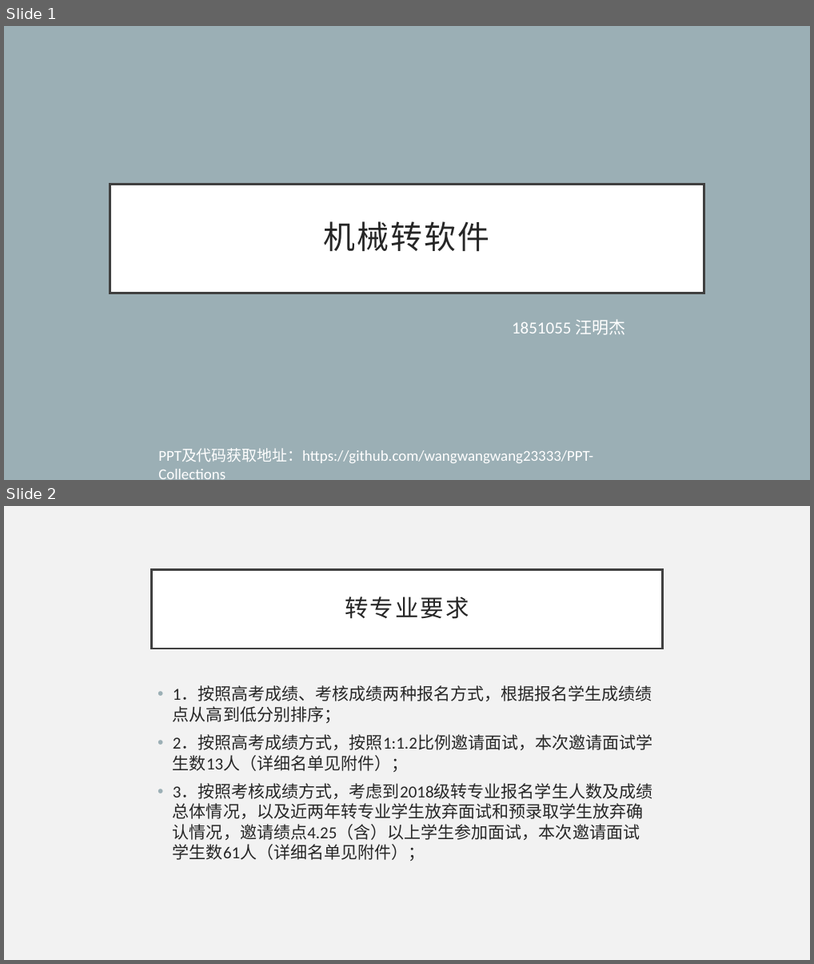
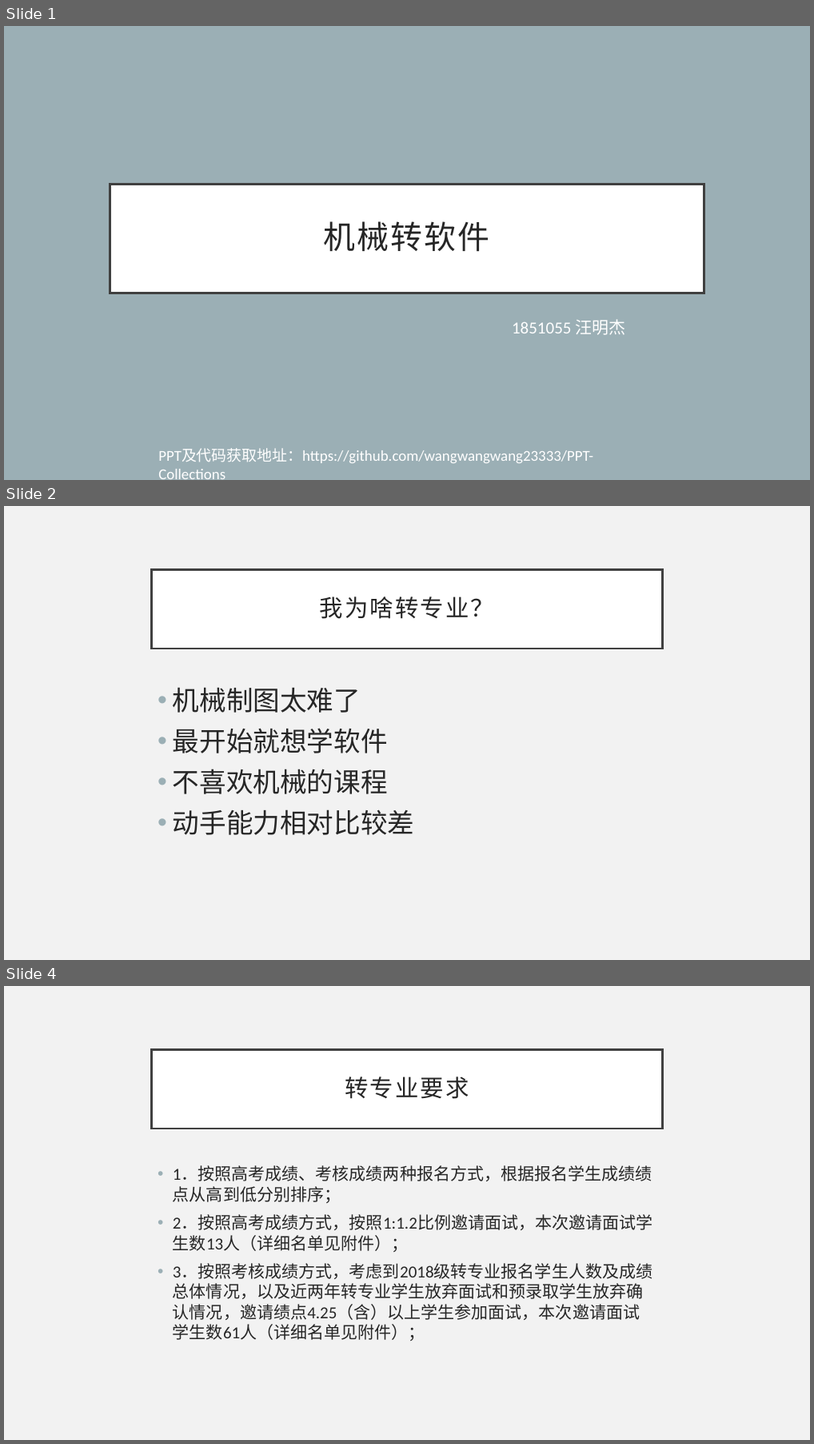
Before and after one commit to wangwangwang23333/PPT-Collections, a slide deck: 转专业讲座需要的物品/ppt.pptx. Shown one above the other, each under a label of ours: slides 1 and 2 before the commit, slides 1, 2 and 4 after it; the slides between them are not shown. The pictures are 814x964 and 814x1444 pixels, drawn with LibreOffice and Linux fonts; fonts in the diff are those of the drawing. Boxes give left, top, right and bottom in pixels: in the first picture for what was removed or moved away, otherwise in the second. Text is boxed around its words. In the diff, an @@ line names an element or a change of style, - is before the commit and + after.

```diff
--- a/转专业讲座需要的物品/ppt.pptx
+++ b/转专业讲座需要的物品/ppt.pptx
@@ slide 2 added at (4,506,810,960), background #F2F2F2 @@
@@ title added at (152,569,662,648), fill #FFFFFF, outline #404040 2.5 pt, 28 pt, text #262626 @@
+我为啥转专业？
@@ text added at (173,687,414,835), 32 pt, text #262626 @@
+• 机械制图太难了
+• 最开始就想学软件
+• 不喜欢机械的课程
+• 动手能力相对比较差
@@ what was slide 2 is now slide 4 @@
```
Also in this commit, not shown: 3 slides changed, 3 other slides added.
